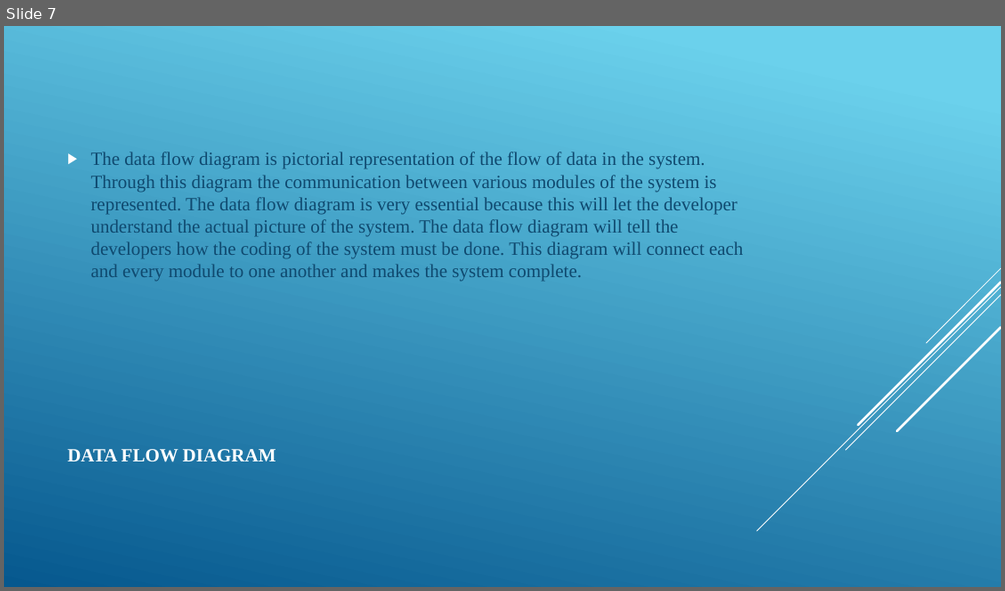
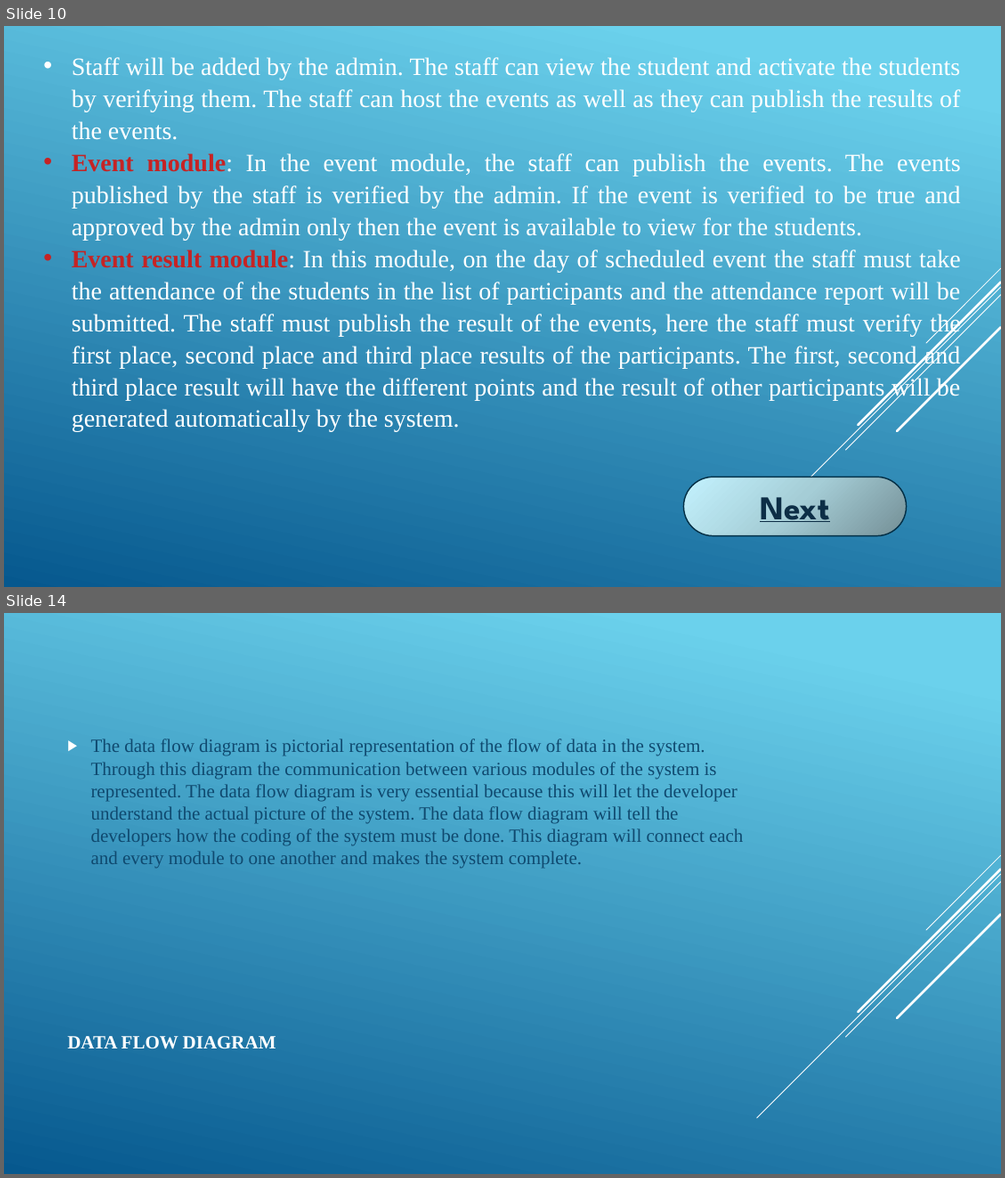
Before and after one commit to SanjayJoshi116/Extra-Curricular-Activity-Management, a slide deck: Project Docs/Presentation.pptx. Shown one above the other, each under a label of ours: slide 7 before the commit, slides 10 and 14 after it; the slides between them are not shown. The pictures are 1005x591 and 1005x1178 pixels, drawn with LibreOffice and Linux fonts; fonts in the diff are those of the drawing. Boxes give left, top, right and bottom in pixels: in the first picture for what was removed or moved away, otherwise in the second. Text is boxed around its words. In the diff, an @@ line names an element or a change of style, - is before the commit and + after.

```diff
--- a/Project Docs/Presentation.pptx
+++ b/Project Docs/Presentation.pptx
@@ slide 10 added at <box>4,26,1001,587</box>, background gradient #6ED2EB to #06588E; not listed: 5 template elements that a slide beside it also shows @@
@@ text added at <box>72,57,961,432</box>, 24 pt, text #FFFFFF @@
+• Staff will be added by the admin. The staff can view the student and activate the students by verifying them. The staff can host the events as well as they can publish the results of the events.
+• Event module: In the event module, the staff can publish the events. The events published by the staff is verified by the admin. If the event is verified to be true and approved by the admin only then the event is available to view for the students.
+• Event result module: In this module, on the day of scheduled event the staff must take the attendance of the students in the list of participants and the attendance report will be submitted. The staff must publish the result of the events, here the staff must verify the first place, second place and third place results of the participants. The first, second and third place result will have the different points and the result of other participants will be generated automatically by the system.
@@ rounded rectangle added at <box>684,477,906,536</box>, fill gradient #749097 to #A6CDD6 to #C4F3FE, outline #043148 1.25 pt, 32 pt, text #0D2E46, bold, underline @@
+Next
@@ what was slide 7 is now slide 14 @@
```
Also in this commit, not shown: 7 slides changed, 6 other slides added.
